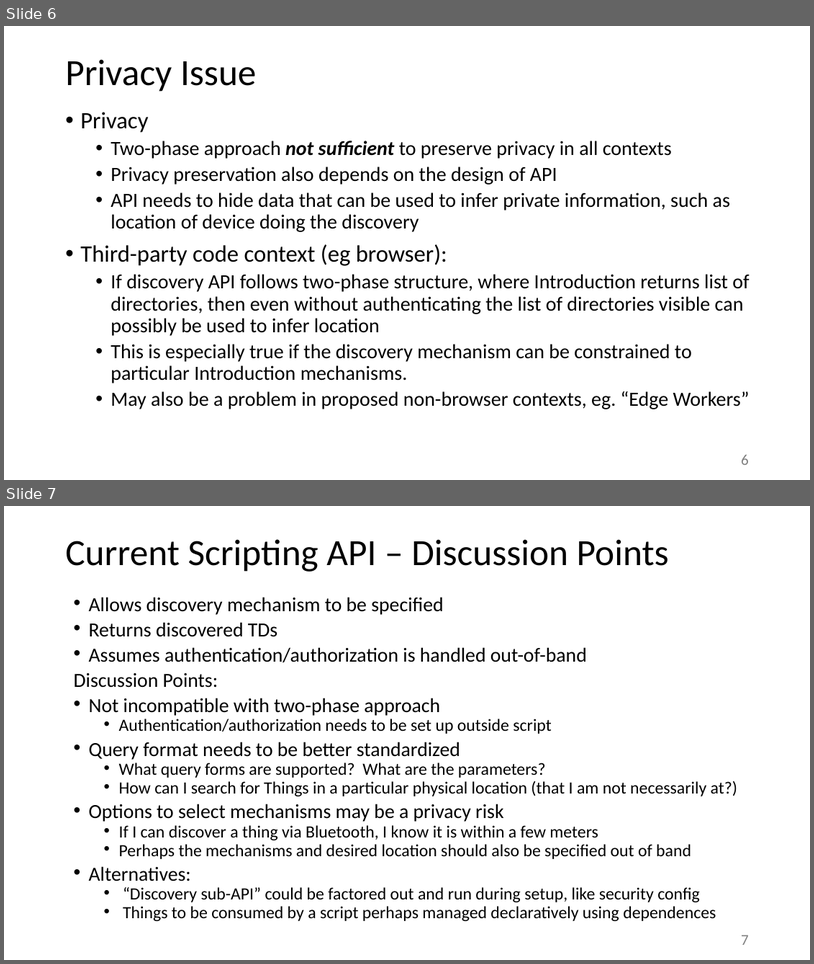
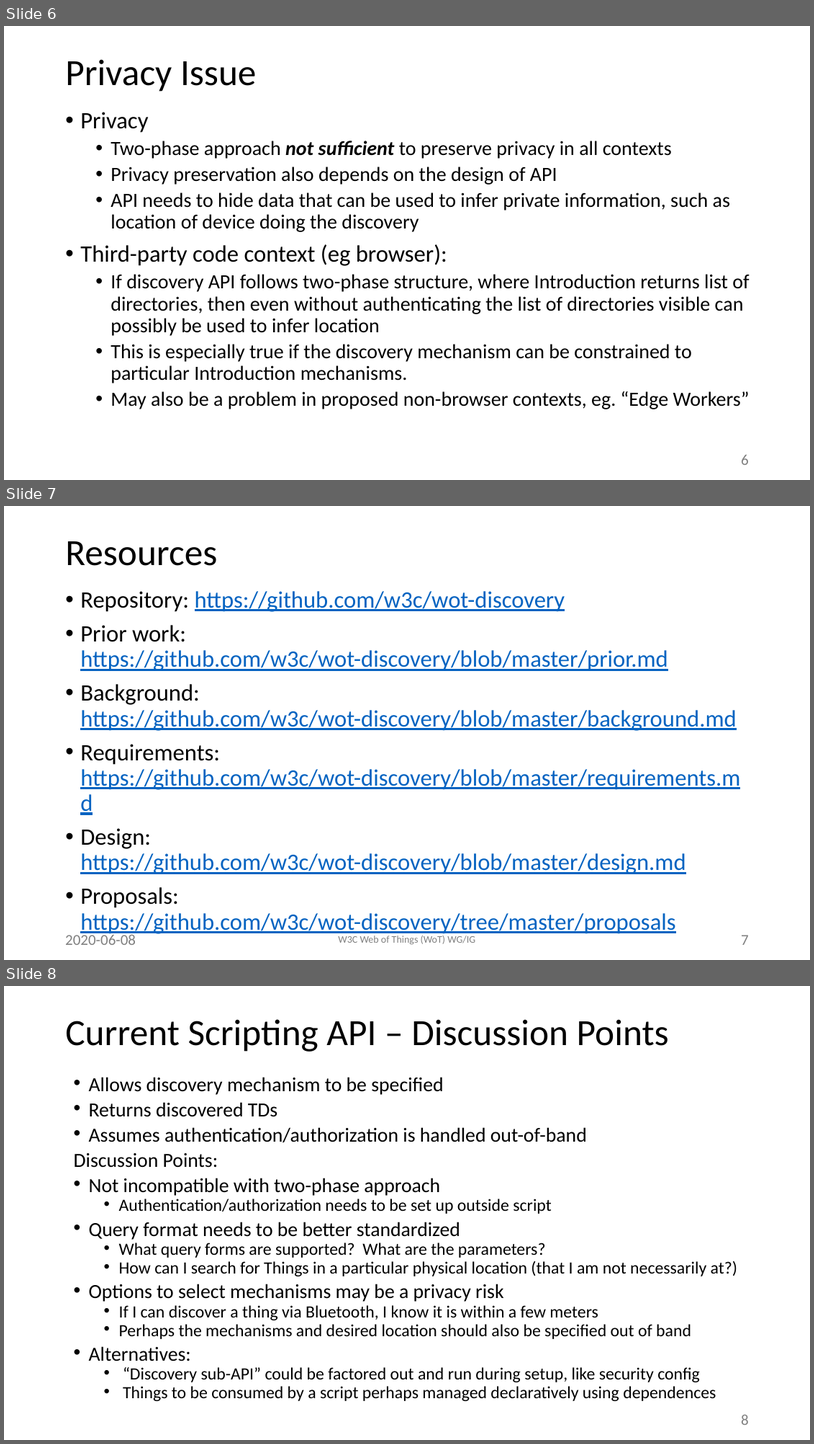
Before and after one commit to w3c/wot, a slide deck: PRESENTATIONS/2020-06-08-Discovery-McCool.pptx. Shown one above the other, each under a label of ours: slides 6 and 7 before the commit, slides 6, 7 and 8 after it. The pictures are 814x964 and 814x1444 pixels, drawn with LibreOffice and Linux fonts; fonts in the diff are those of the drawing; background and template pictures are left out. Boxes give left, top, right and bottom in pixels: in the first picture for what was removed or moved away, otherwise in the second. Text is boxed around its words. In the diff, an @@ line names an element or a change of style, - is before the commit and + after.

Commit message:
update discovery to link to repo

```diff
--- a/PRESENTATIONS/2020-06-08-Discovery-McCool.pptx
+++ b/PRESENTATIONS/2020-06-08-Discovery-McCool.pptx
@@ slide 7 added at (x1=4, y1=506, x2=810, y2=960), background #FFFFFF @@
@@ title added at (x1=65, y1=541, x2=217, y2=566), 44 pt, text #000000 @@
+Resources
@@ text added at (x1=80, y1=591, x2=741, y2=935), 28 pt, text #0563C1, underline @@
+• Repository: https://github.com/w3c/wot-discovery
+• Prior work: https://github.com/w3c/wot-discovery/blob/master/prior.md
+• Background: https://github.com/w3c/wot-discovery/blob/master/background.md
+• Requirements: https://github.com/w3c/wot-discovery/blob/master/requirements.md
+• Design: https://github.com/w3c/wot-discovery/blob/master/design.md
+• Proposals: https://github.com/w3c/wot-discovery/tree/master/proposals
@@ text added at (x1=65, y1=932, x2=136, y2=944), 18 pt, text #808080 @@
+2020-06-08
@@ text added at (x1=338, y1=935, x2=476, y2=944), 12 pt, text #808080 @@
+W3C Web of Things (WoT) WG/IG
@@ page number added at (x1=741, y1=934, x2=749, y2=944), 18 pt, text #808080 @@
+7
@@ what was slide 7 is now slide 8 @@
@@ page number at (x1=741, y1=1414, x2=749, y2=1424): text changed @@
-7
+8
```
Also in this commit, not shown: 1 other slide added, 1 other file.
